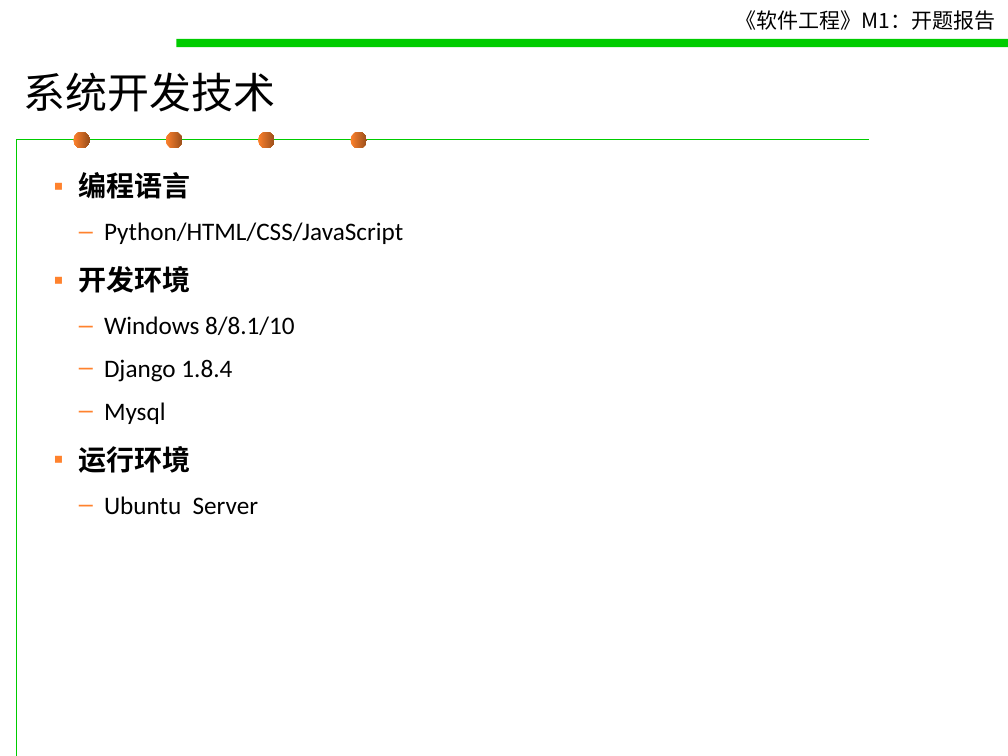
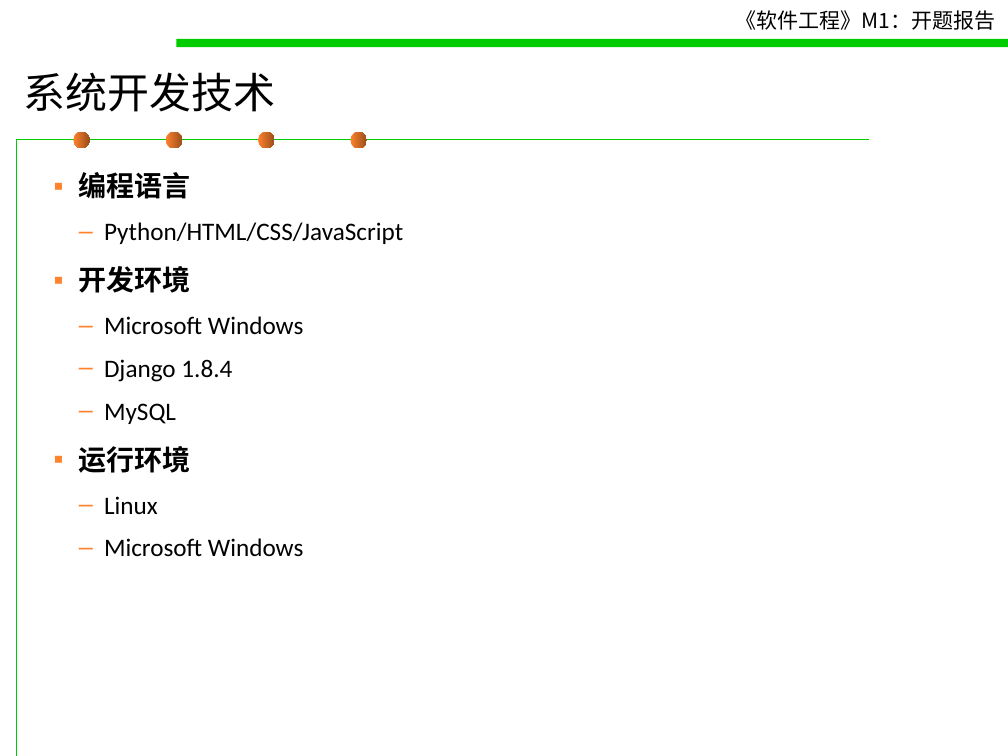
Before and after one commit to October-66/Traveler-Pal, a slide deck: slide 7 of doc/M1 - 开题报告.ppt. Drawn at 1008x756 pixels with LibreOffice and Linux fonts; fonts in the diff are those of the drawing. Boxes give left, top, right and bottom in pixels: in the first picture for what was removed or moved away, otherwise in the second. Text is boxed around its words. In the diff, an @@ line names an element or a change of style, - is before the commit and + after.

```diff
--- a/doc/M1 - 开题报告.ppt
+++ b/doc/M1 - 开题报告.ppt
@@ text at (104, 316, 303, 335): text changed @@
-  – Windows 8/8.1/10
+  – Microsoft Windows
@@ text at (104, 403, 176, 424): text changed @@
-  – Mysql
+  – MySQL
@@ text at (104, 496, 303, 557): text changed @@
-  – Ubuntu Server
+  – Linux
+  – Microsoft Windows
```
Also in this commit, not shown: 7 other slides changed, 1 slide added, 1 slide removed.
